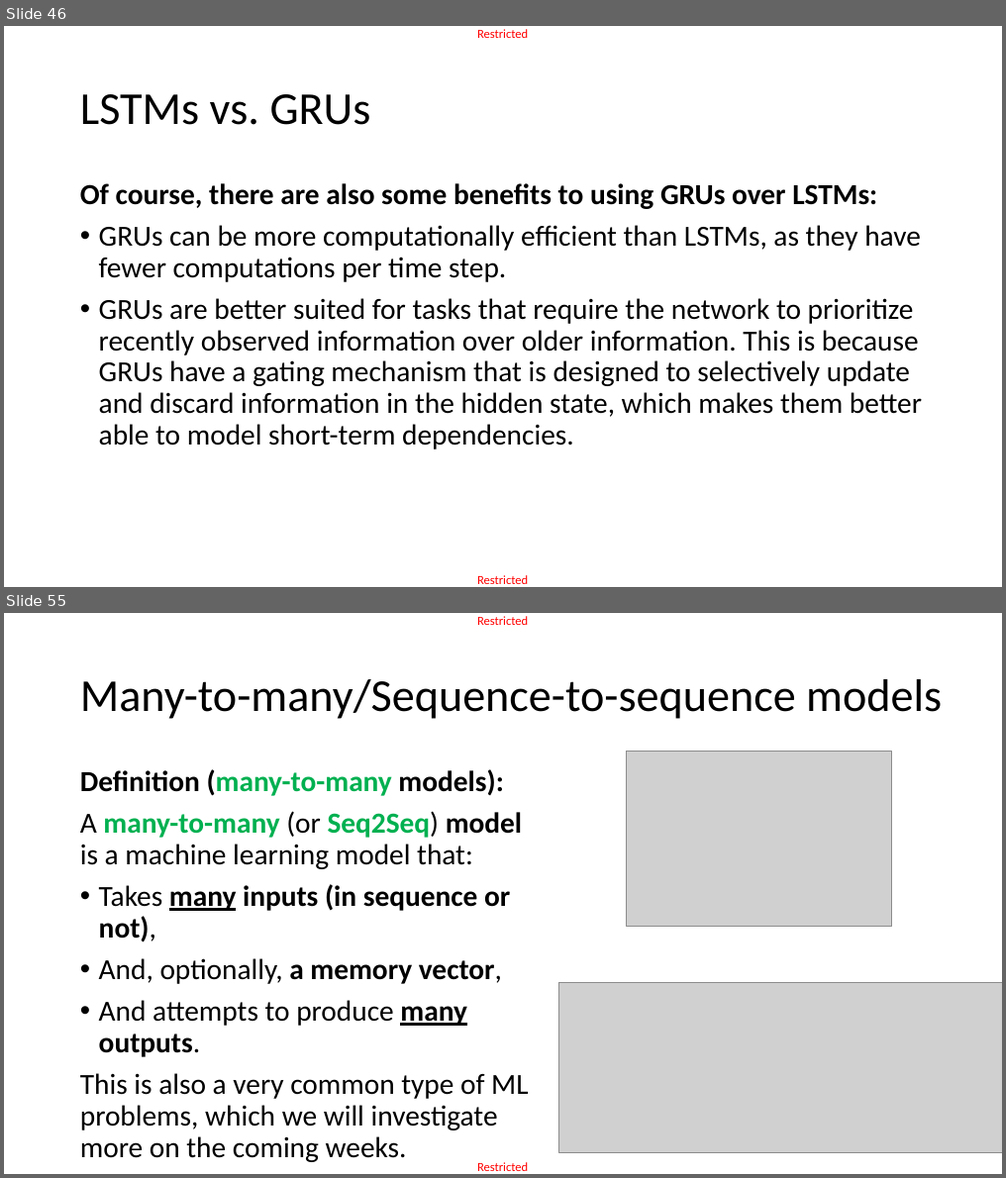
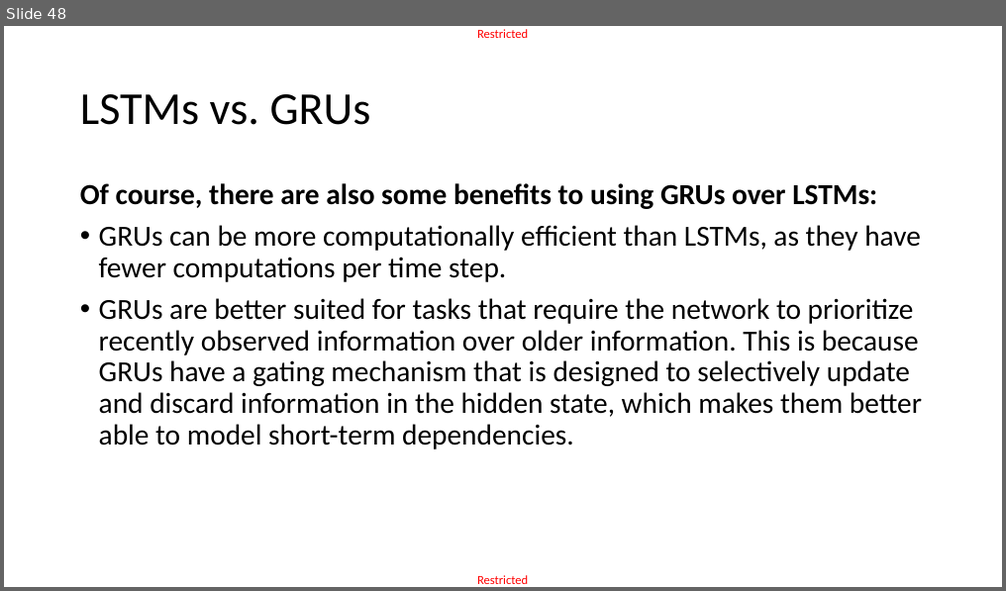
Before and after one commit to matthieudemari/SUTD_DL_50_039, a slide deck: W6/2. W6S2 final/W6S2.pptx. Shown one above the other, each under a label of ours: slides 46 and 55 before the commit, slide 48 after it; the slides between them are not shown. The pictures are 1006x1178 and 1006x591 pixels, drawn with LibreOffice and Linux fonts; fonts in the diff are those of the drawing; grey boxes stand for pictures. Boxes give left, top, right and bottom in pixels: in the first picture for what was removed or moved away, otherwise in the second. Text is boxed around its words. In the diff, an @@ line names an element or a change of style, - is before the commit and + after.

```diff
--- a/W6/2. W6S2 final/W6S2.pptx
+++ b/W6/2. W6S2 final/W6S2.pptx
@@ slide 55 removed at bbox=[4, 613, 1002, 1174], background #FFFFFF; not listed: 2 template elements that a slide beside it also shows @@
@@ title removed at bbox=[80, 679, 942, 719] @@
-Many-to-many/Sequence-to-sequence models
@@ picture removed at bbox=[627, 752, 893, 927] @@
@@ text removed at bbox=[80, 769, 528, 1162] @@
-Definition (many-to-many models):
-A many-to-many (or Seq2Seq) model is a machine learning model that:
-• Takes many inputs (in sequence or not),
-• And, optionally, a memory vector,
-• And attempts to produce many outputs.
-This is also a very common type of ML problems, which we will investigate more on the coming weeks.
@@ picture removed at bbox=[558, 983, 1002, 1153] @@
@@ what was slide 46 is now slide 48 @@
```
Also in this commit, not shown: 9 slides changed, 2 slides added, 25 other slides removed, 13 other files.
